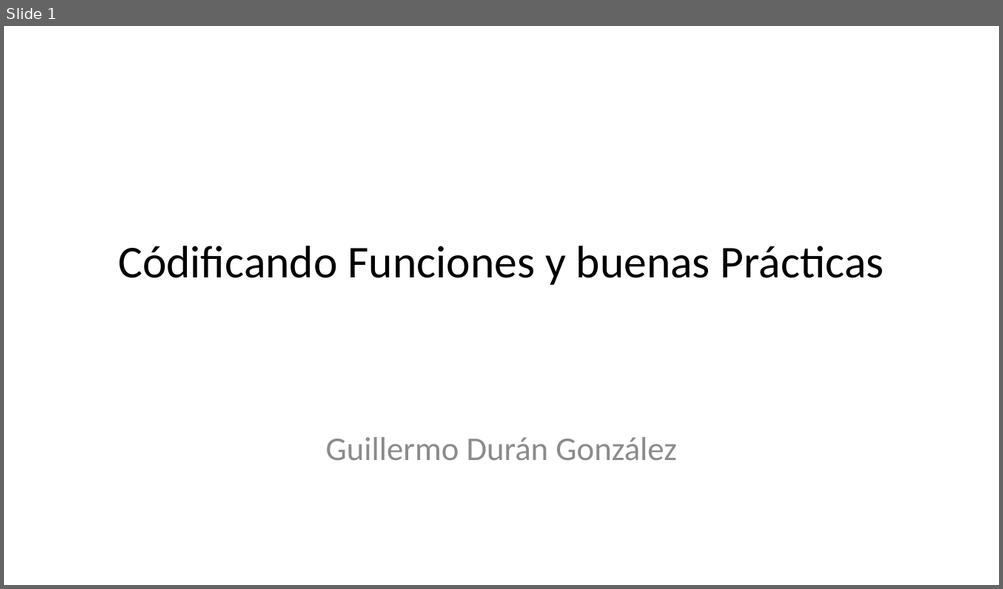
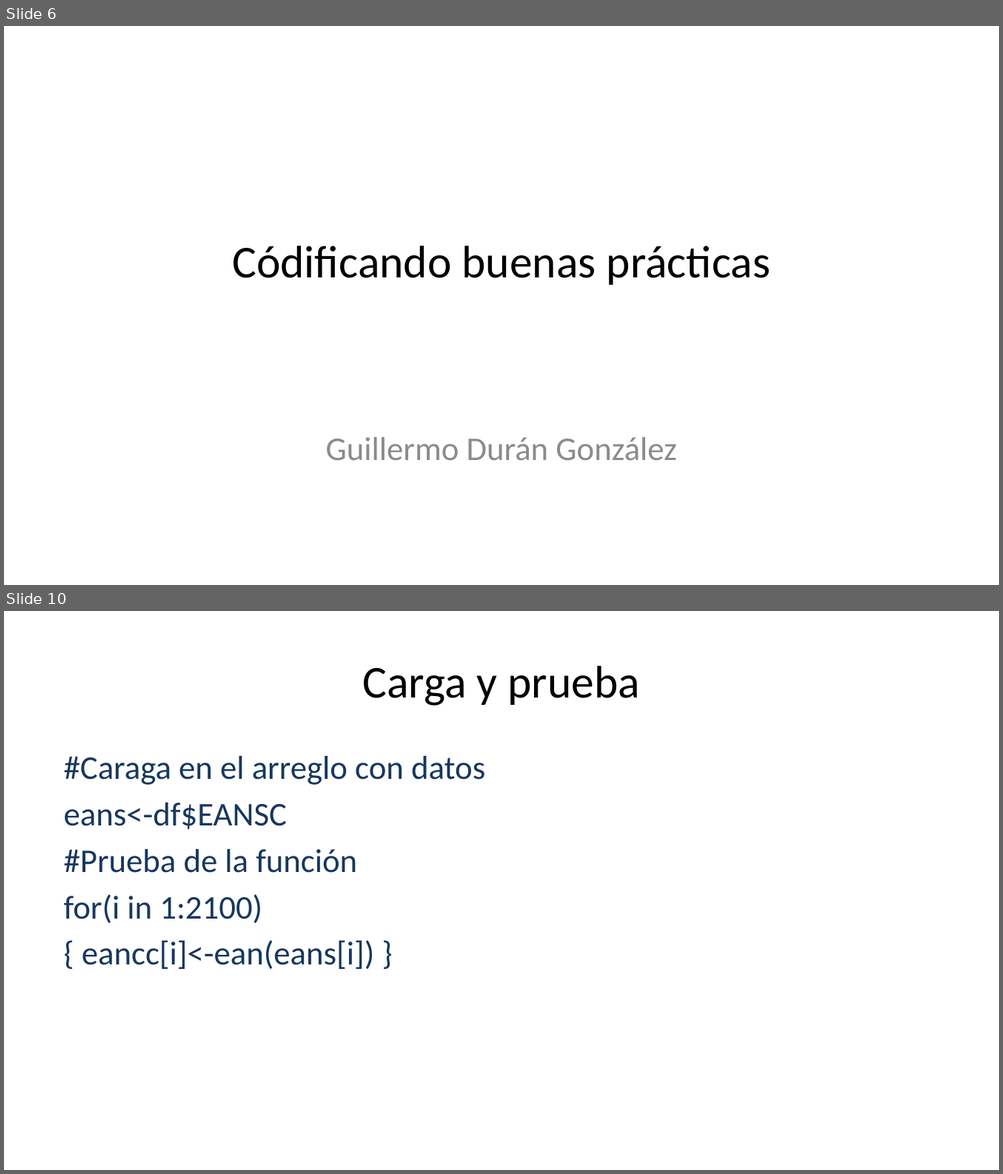
Before and after one commit to gdurang/Semana-4, a slide deck: Funcion_EAN/Presentación.pptx. Shown one above the other, each under a label of ours: slide 1 before the commit, slides 6 and 10 after it; the slides between them are not shown. The pictures are 1003x589 and 1003x1174 pixels, drawn with LibreOffice and Linux fonts; fonts in the diff are those of the drawing. Boxes give left, top, right and bottom in pixels: in the first picture for what was removed or moved away, otherwise in the second. Text is boxed around its words. In the diff, an @@ line names an element or a change of style, - is before the commit and + after.

```diff
--- a/Funcion_EAN/Presentación.pptx
+++ b/Funcion_EAN/Presentación.pptx
@@ slide 10 added at [4,611,999,1170], background #FFFFFF @@
@@ title added at [363,666,640,706], 33 pt, text #000000 @@
+Carga y prueba
@@ text added at [64,756,485,969], 24 pt, text #17375E @@
+#Caraga en el arreglo con datos
+eans<-df$EANSC
+#Prueba de la función
+for(i in 1:2100)
+{ eancc[i]<-ean(eans[i]) }
@@ what was slide 1 is now slide 6 @@
@@ slide 6 changed as well @@
@@ title at [232,246,770,285]: text changed @@
-Códificando Funciones y buenas Prácticas
+Códificando buenas prácticas
```
Also in this commit, not shown: 3 other slides changed, 6 other slides added, 1 slide removed, 2 other files.
